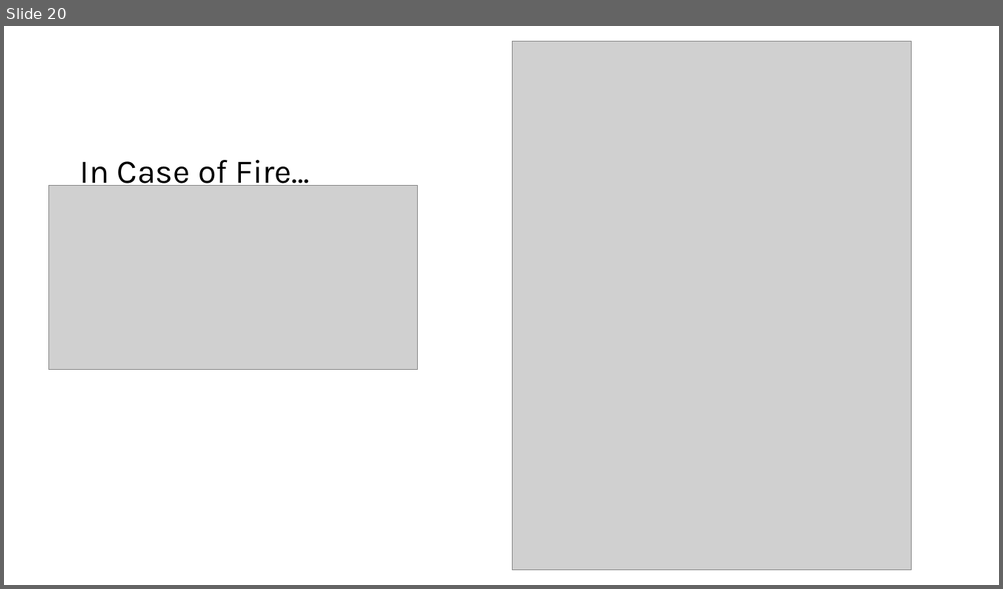
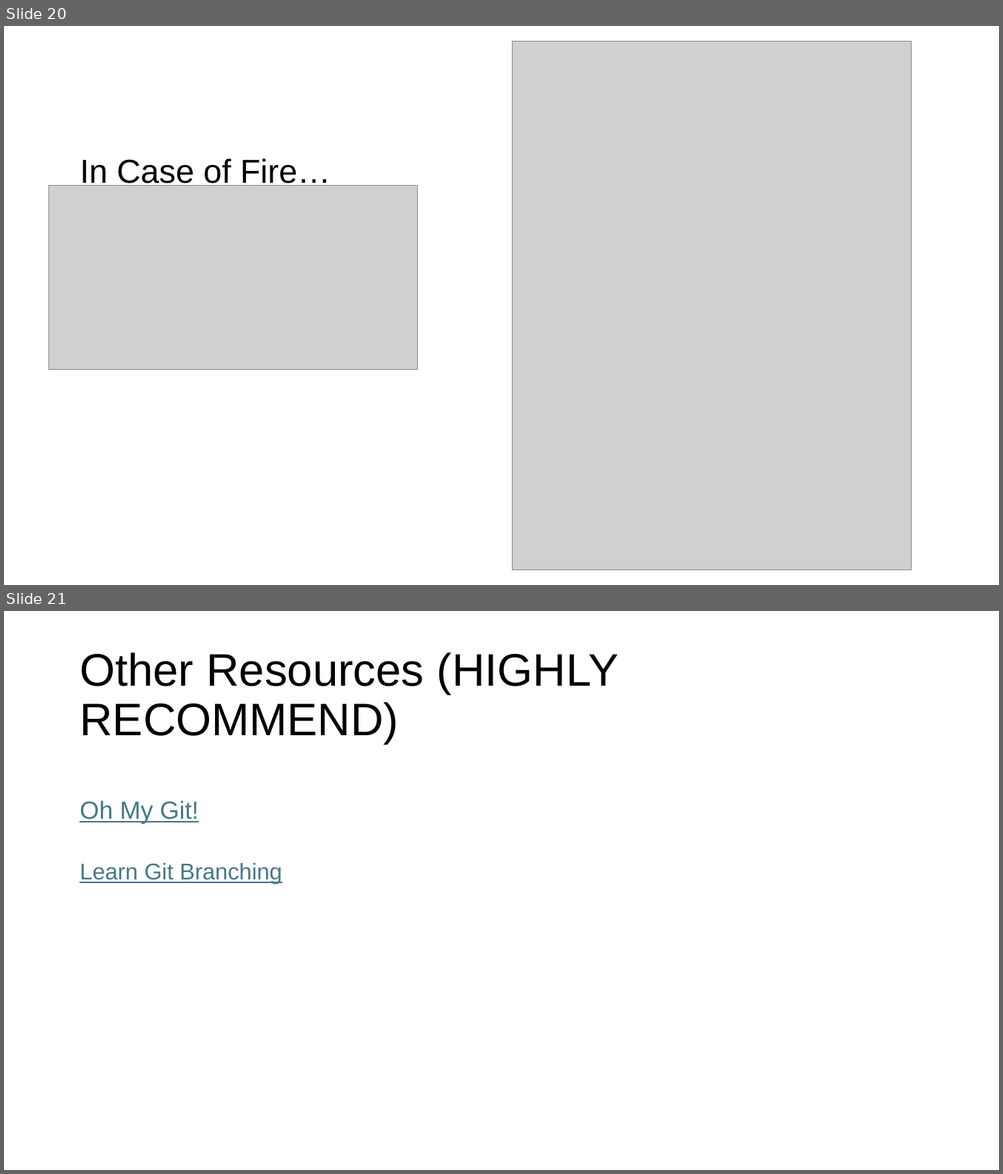
Before and after one commit to JosiahPark64/preAI2C, a slide deck: lesson03/Intro to Version Control/Intro to Version Control.pptx. Shown one above the other, each under a label of ours: slide 20 before the commit, slides 20 and 21 after it. The pictures are 1003x589 and 1003x1174 pixels, drawn with LibreOffice and Linux fonts; fonts in the diff are those of the drawing; grey boxes stand for pictures. Boxes give left, top, right and bottom in pixels: in the first picture for what was removed or moved away, otherwise in the second. Text is boxed around its words. In the diff, an @@ line names an element or a change of style, - is before the commit and + after.

```diff
--- a/lesson03/Intro to Version Control/Intro to Version Control.pptx
+++ b/lesson03/Intro to Version Control/Intro to Version Control.pptx
@@ slide 21 added at bbox=[4, 611, 999, 1170], background #FFFFFF @@
@@ title added at bbox=[79, 652, 618, 743], 44 pt, text #000000 @@
+Other Resources (HIGHLY RECOMMEND)
@@ text added at bbox=[79, 800, 282, 884], 22 pt, text #467886, underline @@
+Oh My Git!
+Learn Git Branching
@@ slide 20 changed as well @@
@@ title "In Case of Fire…" at bbox=[80, 158, 330, 189]: font Karla to Arial @@
```
Also in this commit, not shown: 20 other slides changed, 1 other file.
